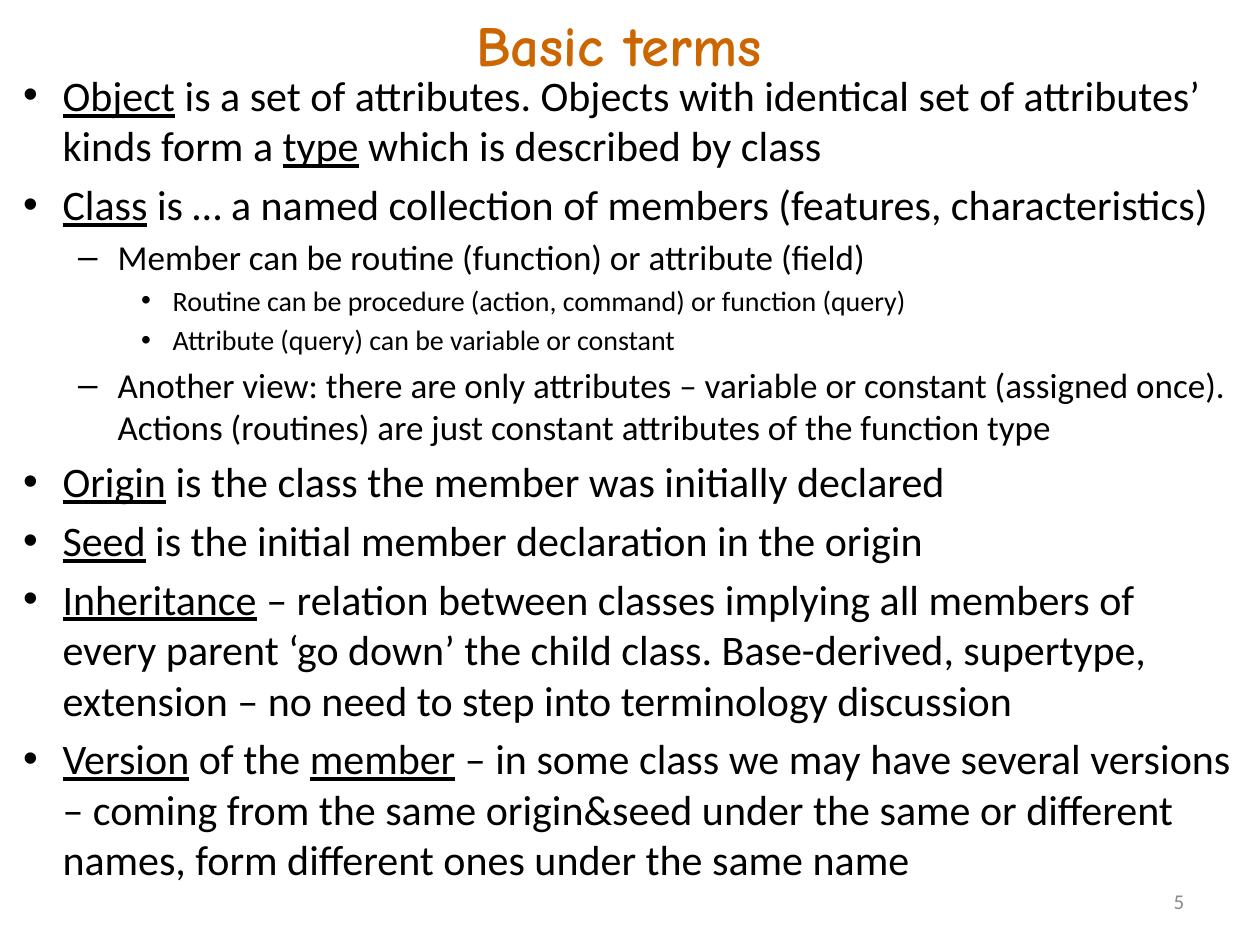
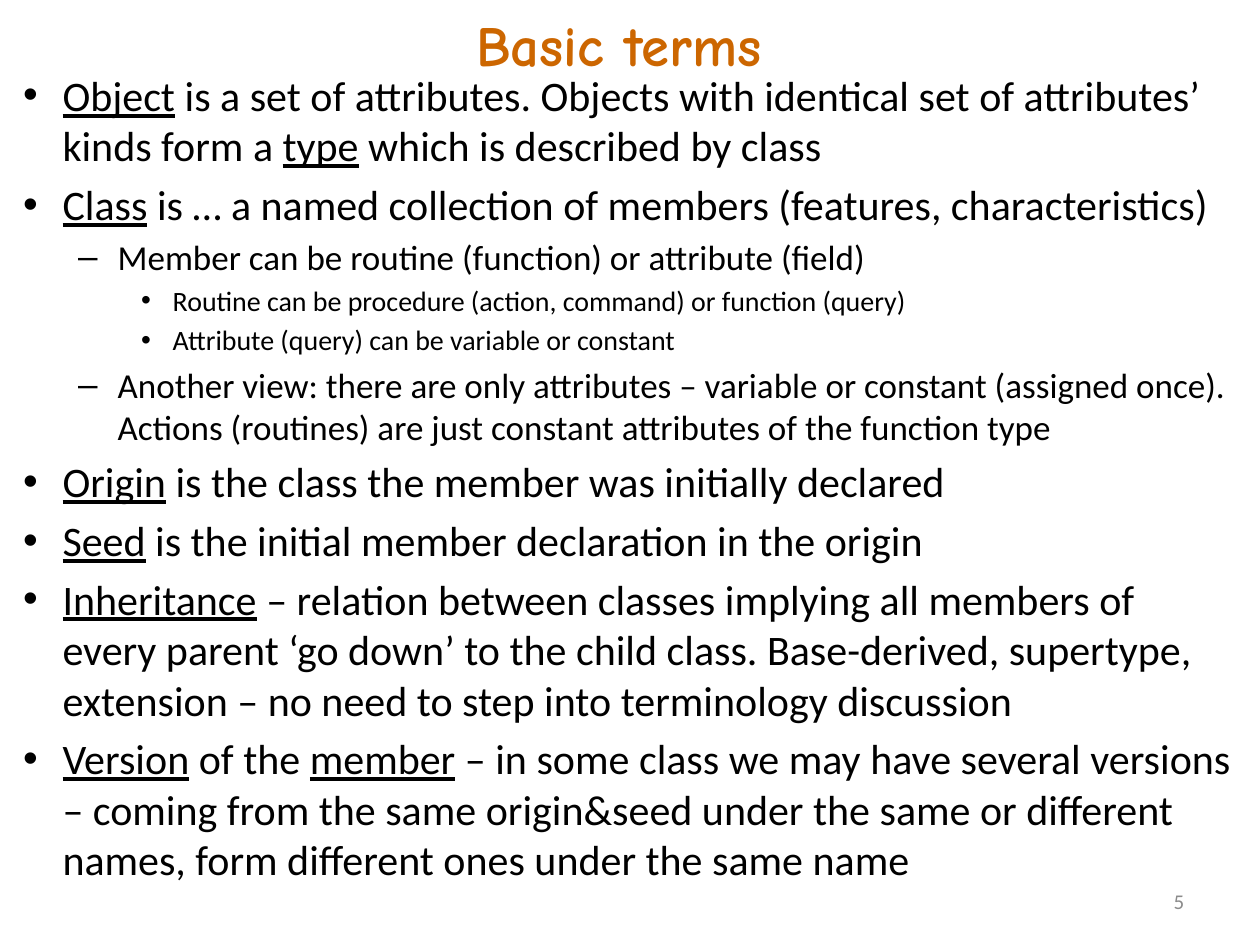
Before and after one commit to akanatov/SLang-, a slide deck: slide 5 of Docs/Incidence matrix and OOP.pptx. Drawn at 1260x945 pixels with LibreOffice and Linux fonts; fonts in the diff are those of the drawing. Boxes give left, top, right and bottom in pixels: in the first picture for what was removed or moved away, otherwise in the second. Text is boxed around its words. In the diff, an @@ line names an element or a change of style, - is before the commit and + after.

Commit message:
Prefinal version of STEP 2023 April 5th

```diff
--- a/Docs/Incidence matrix and OOP.pptx
+++ b/Docs/Incidence matrix and OOP.pptx
@@ text at [63,585,1191,724]: text changed @@
-• Inheritance – relation between classes implying all members of every parent ‘go down’ the child class. Base-derived, supertype, extension – no need to step into terminology discussion
+• Inheritance – relation between classes implying all members of every parent ‘go down’ to the child class. Base-derived, supertype, extension – no need to step into terminology discussion
```
Also in this commit, not shown: 6 other slides changed.
